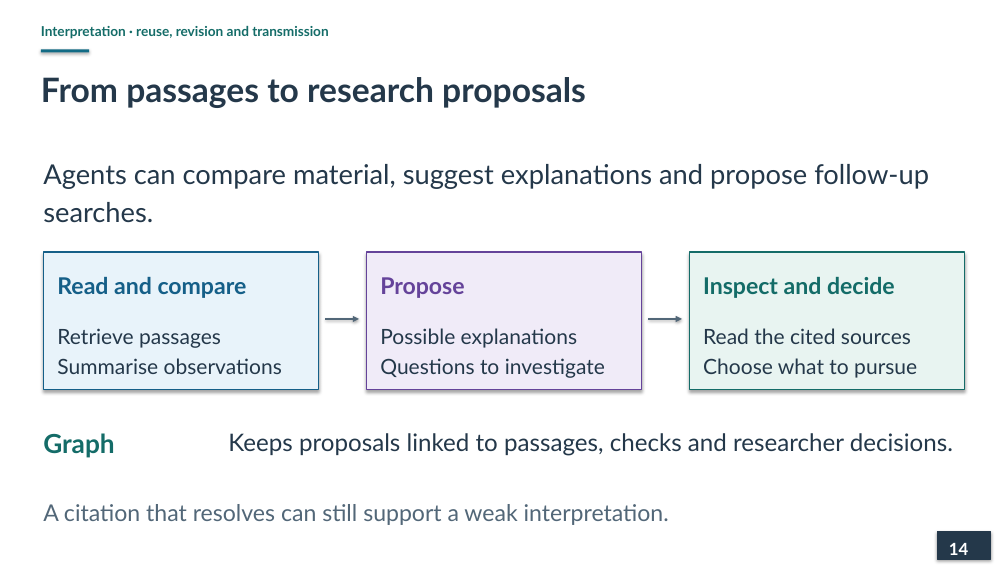
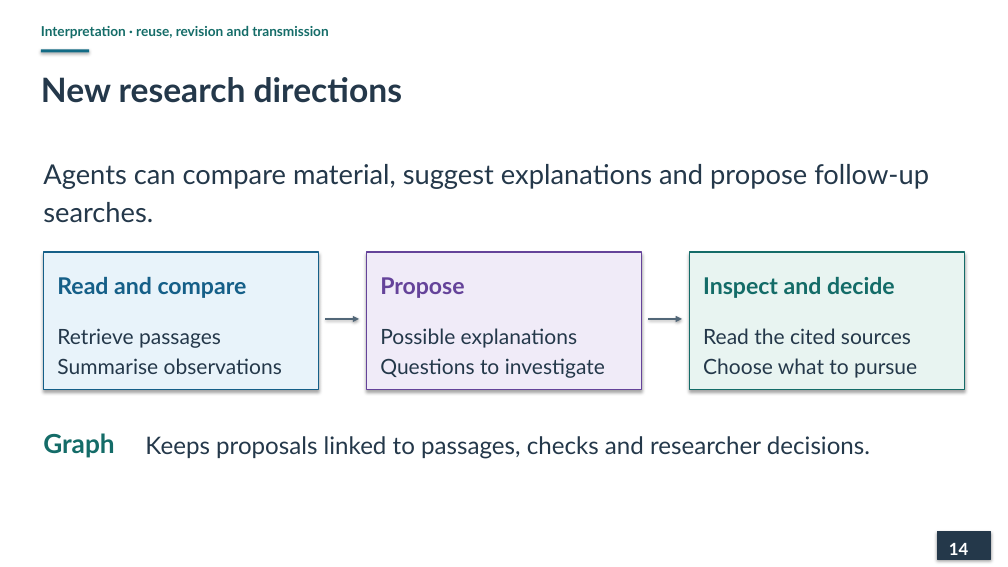
Before and after one commit to lopentu/cohort, a slide deck: slide 14 of docs/presentation/cohort-pnc-2026-main.pptx. Drawn at 1008x567 pixels with LibreOffice and Linux fonts; fonts in the diff are those of the drawing. Boxes give left, top, right and bottom in pixels: in the first picture for what was removed or moved away, otherwise in the second. Text is boxed around its words. In the diff, an @@ line names an element or a change of style, - is before the commit and + after.

```diff
--- a/docs/presentation/cohort-pnc-2026-main.pptx
+++ b/docs/presentation/cohort-pnc-2026-main.pptx
@@ text at box(41, 77, 402, 103): text changed @@
-From passages to research proposals
+New research directions
@@ text "Keeps proposals linked to passages, ...": place and size @@
-text "Keeps proposals linked to passages, ..." at box(228, 433, 953, 456)
+text "Keeps proposals linked to passages, ..." at box(145, 436, 870, 459)
@@ text removed at box(43, 504, 669, 525) @@
-A citation that resolves can still support a weak interpretation.
```
Also in this commit, not shown: 7 other slides changed.
